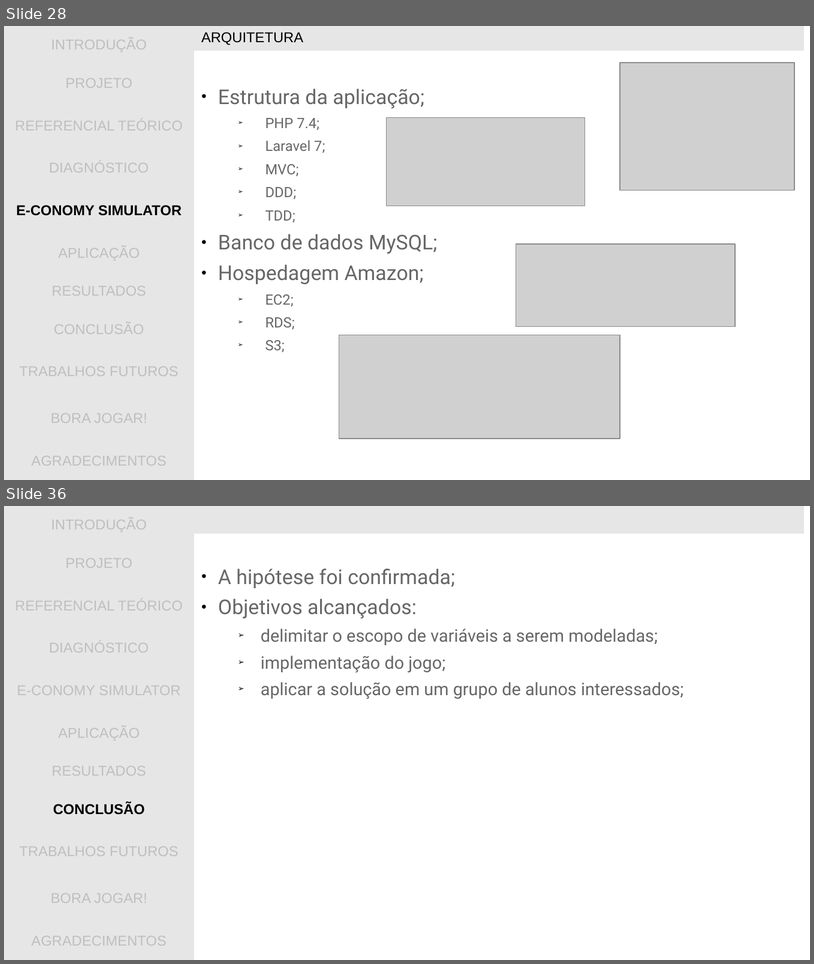
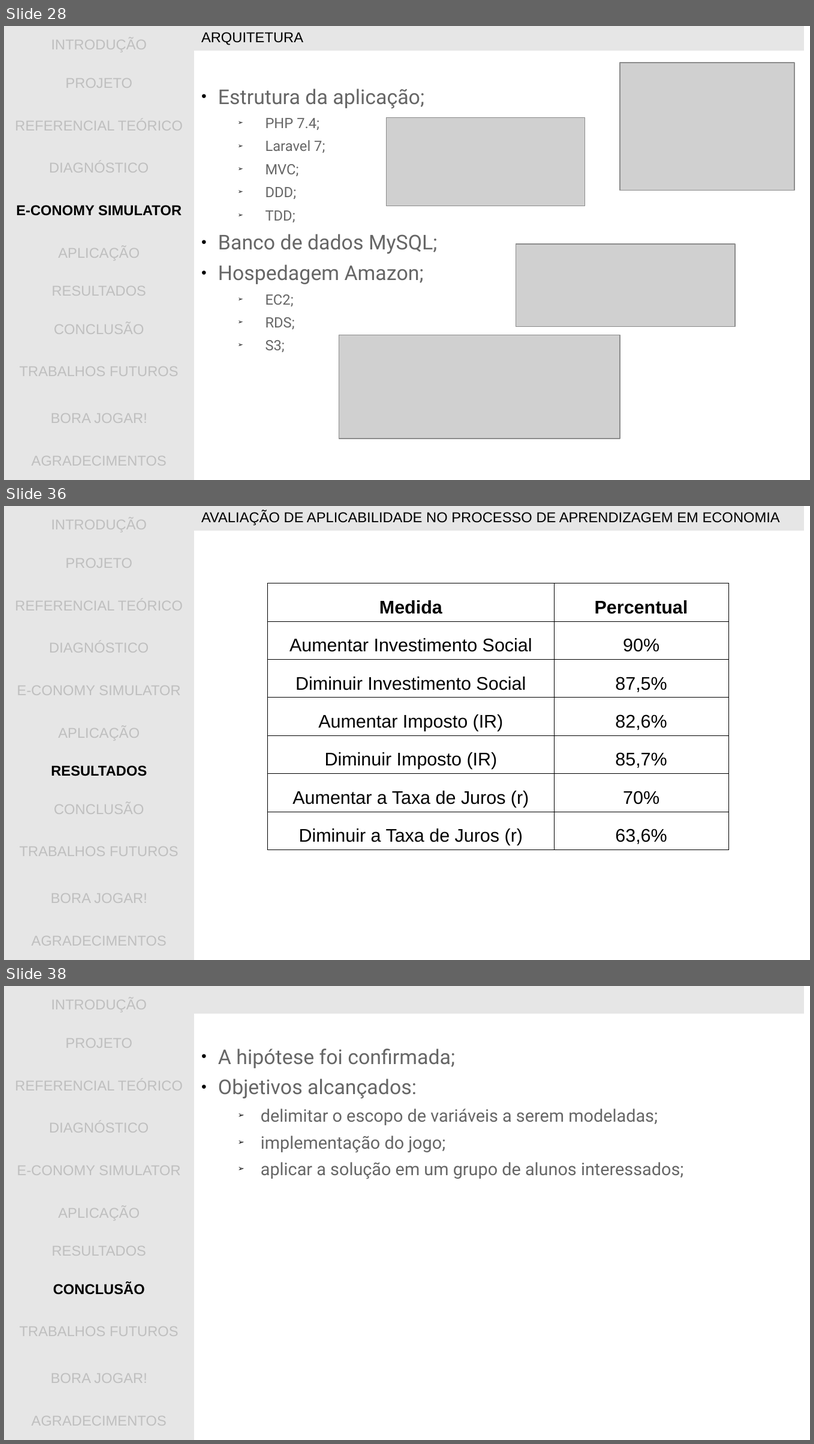
Before and after one commit to gwathsule/e-conomy-simulator, a slide deck: documentacao/apresentacao_tcc.ppt. Shown one above the other, each under a label of ours: slides 28 and 36 before the commit, slides 28, 36 and 38 after it; the slides between them are not shown. The pictures are 814x964 and 814x1444 pixels, drawn with LibreOffice and Linux fonts; fonts in the diff are those of the drawing; grey boxes stand for pictures; background and template pictures are left out. Boxes give left, top, right and bottom in pixels: in the first picture for what was removed or moved away, otherwise in the second. Text is boxed around its words. In the diff, an @@ line names an element or a change of style, - is before the commit and + after.

```diff
--- a/documentacao/apresentacao_tcc.ppt
+++ b/documentacao/apresentacao_tcc.ppt
@@ slide 36 added at bbox=[4, 506, 810, 960], background picture (left out) @@
@@ table added at bbox=[4, 506, 194, 960], 11 rows, 1 columns @@
+INTRODUÇÃO
+PROJETO
+REFERENCIAL TEÓRICO
+DIAGNÓSTICO
+E-CONOMY SIMULATOR
+APLICAÇÃO
+RESULTADOS
+CONCLUSÃO
+TRABALHOS FUTUROS
+BORA JOGAR!
+AGRADECIMENTOS
@@ table added at bbox=[194, 506, 805, 530], 1 rows, 1 columns @@
+AVALIAÇÃO DE APLICABILIDADE NO PROCESSO DE APRENDIZAGEM EM ECONOMIA
@@ table added at bbox=[268, 583, 729, 847], 7 rows, 2 columns @@
+Medida | Percentual
+Aumentar Investimento Social | 90%
+Diminuir Investimento Social | 87,5%
+Aumentar Imposto (IR) | 82,6%
+Diminuir Imposto (IR) | 85,7%
+Aumentar a Taxa de Juros (r) | 70%
+Diminuir a Taxa de Juros (r) | 63,6%
@@ what was slide 36 is now slide 38 @@
```
Also in this commit, not shown: 1 slide changed, 4 other slides added, 3 slides removed.
